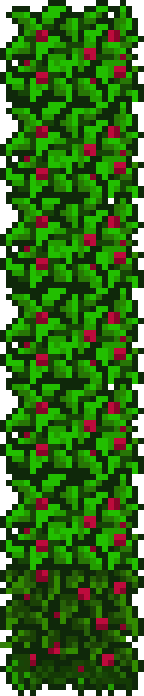
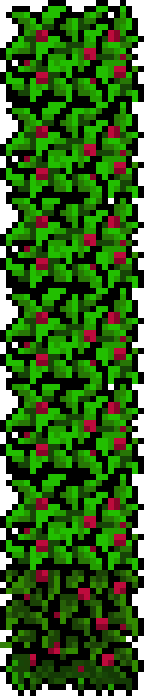
Comparing the layer stacks of the two 144 × 696 images. Changes:
removed layer "Pasted Layer" over 0, 0, 144, 696
painted on "Background" over 0, 0, 144, 696
